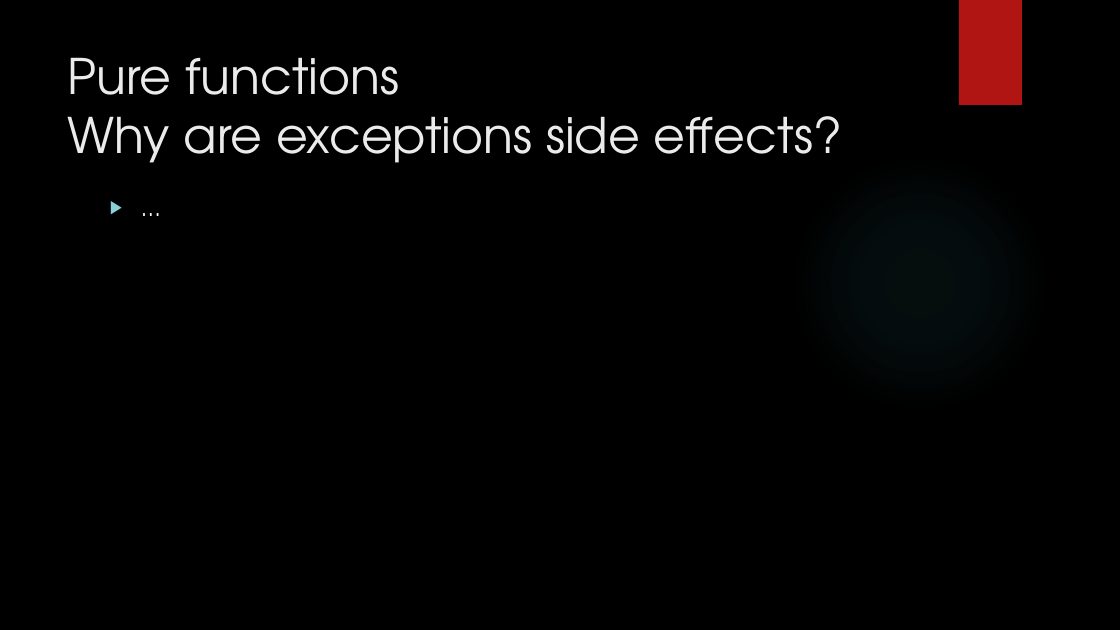
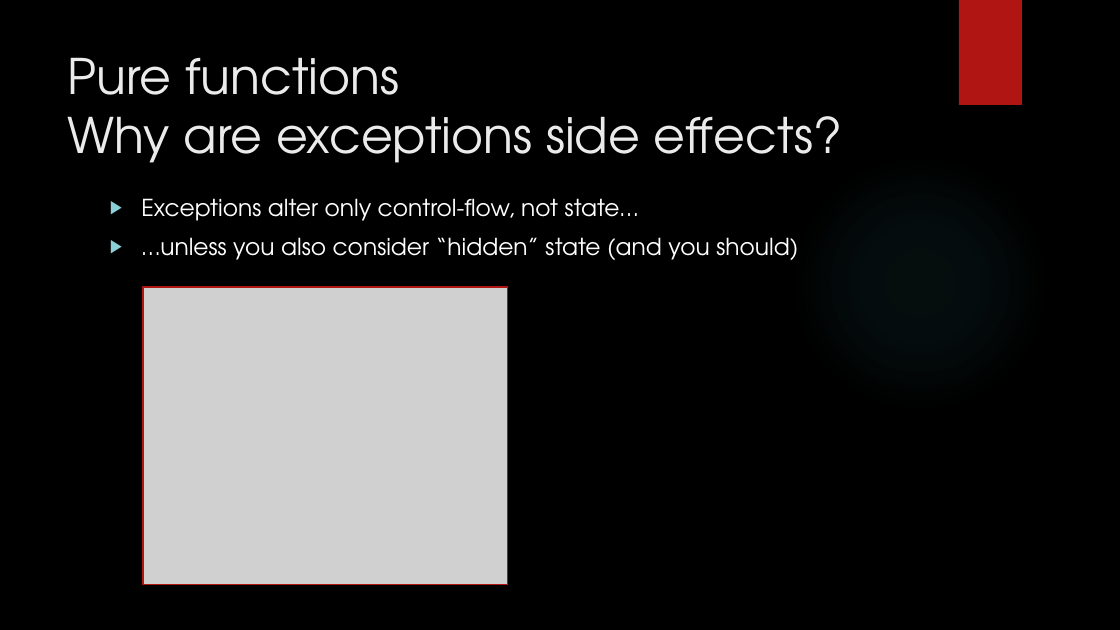
Before and after one commit to dennisdietrich/FpWithCSharp, a slide deck: slide 10 of doc/GetFuncY.pptx. Drawn at 1120x630 pixels with LibreOffice and Linux fonts; fonts in the diff are those of the drawing; grey boxes stand for pictures; background and template pictures are left out. Boxes give left, top, right and bottom in pixels: in the first picture for what was removed or moved away, otherwise in the second. Text is boxed around its words. In the diff, an @@ line names an element or a change of style, - is before the commit and + after.

```diff
--- a/doc/GetFuncY.pptx
+++ b/doc/GetFuncY.pptx
@@ text at <box>141,198,798,260</box>: text changed @@
-▶ …
+▶ Exceptions alter only control-flow, not state…
+▶ …unless you also consider “hidden” state (and you should)
@@ picture added at <box>143,287,507,585</box> @@
@@ rectangle added at <box>143,287,507,585</box>, outline #B01513 1.25 pt @@
```
Also in this commit, not shown: 2 other slides changed, 2 slides added.
